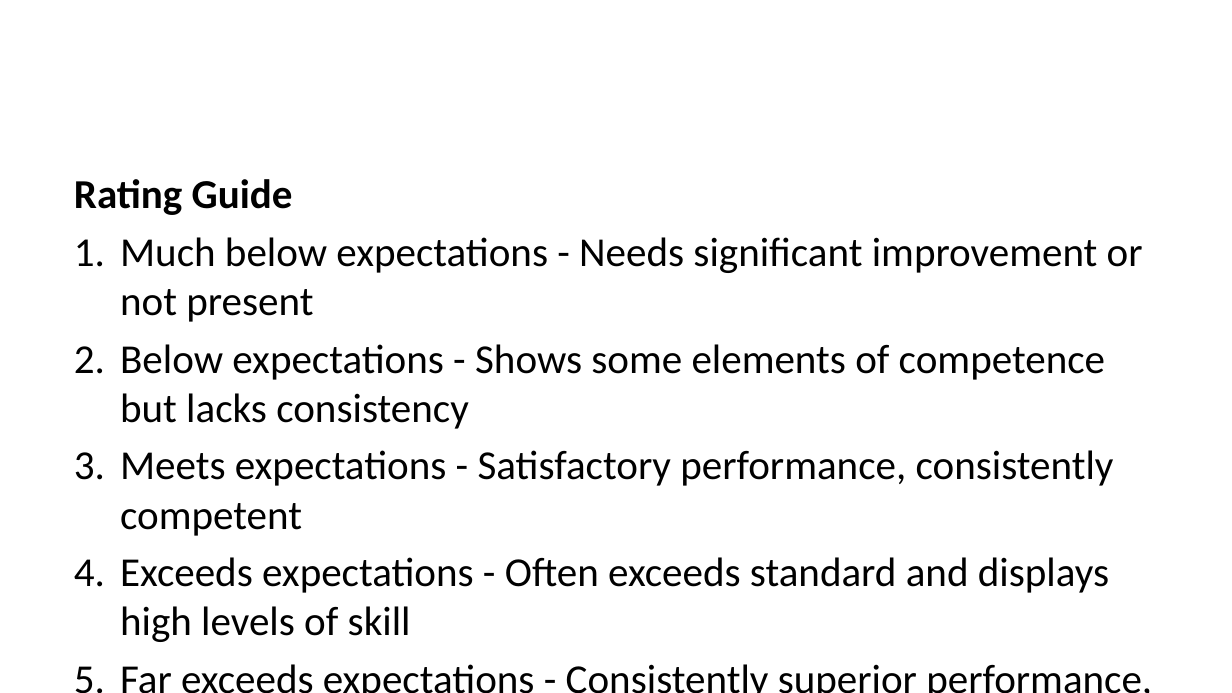
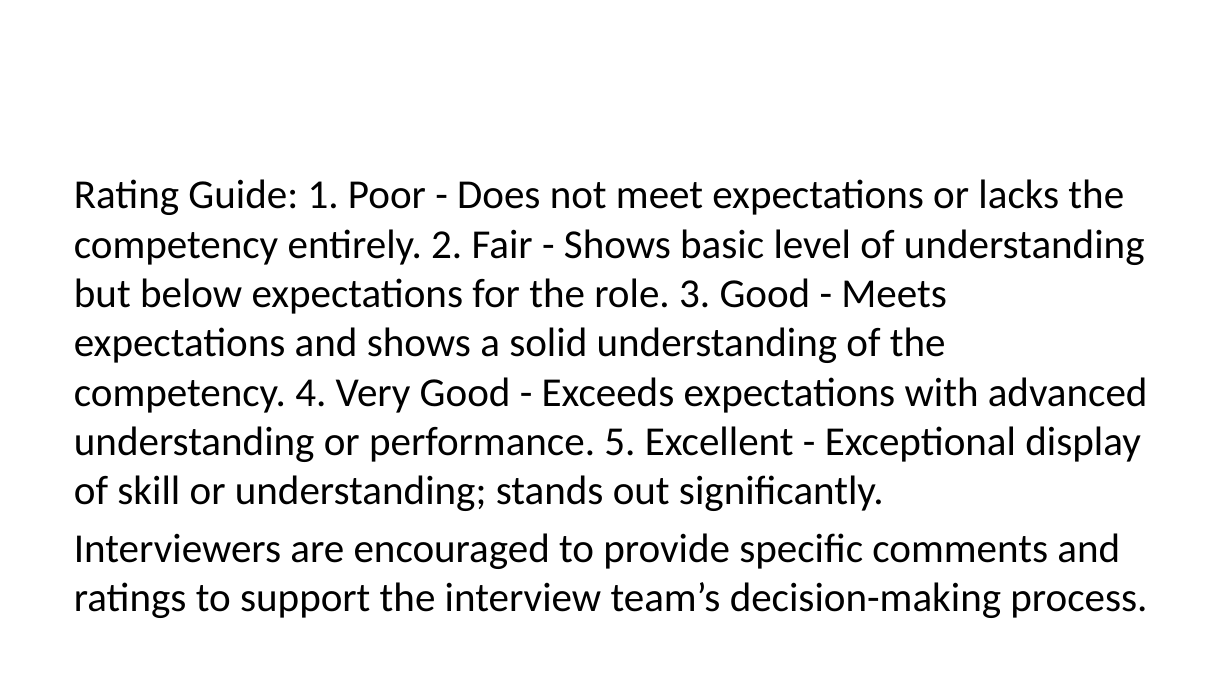
Before and after one commit to androb/deliverables, a slide deck: slide 8 of interviewplaybook/examples/medical-assistant/playbook.pptx (slide 6 before the commit). Drawn at 1232x693 pixels with LibreOffice and Linux fonts; fonts in the diff are those of the drawing. Boxes give left, top, right and bottom in pixels: in the first picture for what was removed or moved away, otherwise in the second. Text is boxed around its words. In the diff, an @@ line names an element or a change of style, - is before the commit and + after.

```diff
--- a/interviewplaybook/examples/medical-assistant/playbook.pptx
+++ b/interviewplaybook/examples/medical-assistant/playbook.pptx
@@ text at (74,179,1148,618): text changed @@
-Rating Guide
-1. Much below expectations - Needs significant improvement or not present
-2. Below expectations - Shows some elements of competence but lacks consistency
-3. Meets expectations - Satisfactory performance, consistently competent
-4. Exceeds expectations - Often exceeds standard and displays high levels of skill
-5. Far exceeds expectations - Consistently superior performance, setting a benchmark for others
+Rating Guide: 1. Poor - Does not meet expectations or lacks the competency entirely. 2. Fair - Shows basic level of understanding but below expectations for the role. 3. Good - Meets expectations and shows a solid understanding of the competency. 4. Very Good - Exceeds expectations with advanced understanding or performance. 5. Excellent - Exceptional display of skill or understanding; stands out significantly.
+Interviewers are encouraged to provide specific comments and ratings to support the interview team’s decision-making process.
```
Also in this commit, not shown: 8 other slides changed, 2 slides added, 19 other files.
